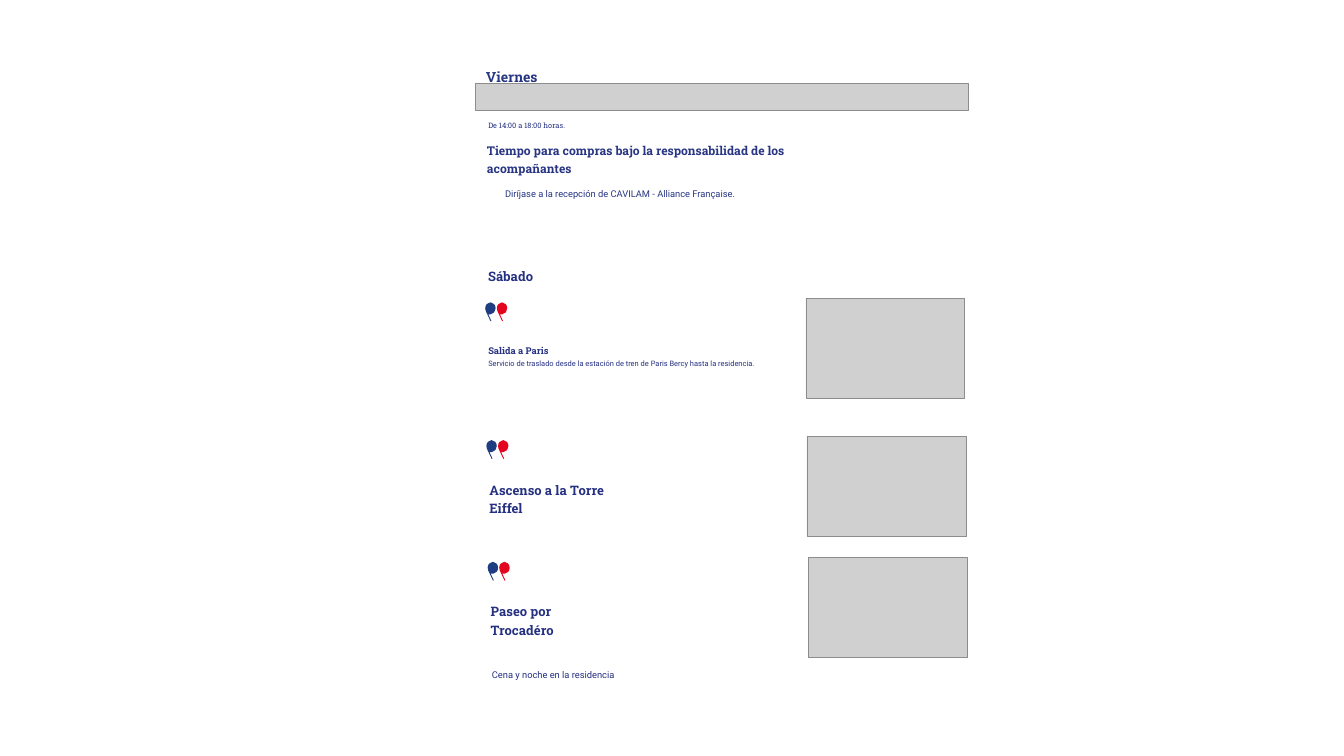
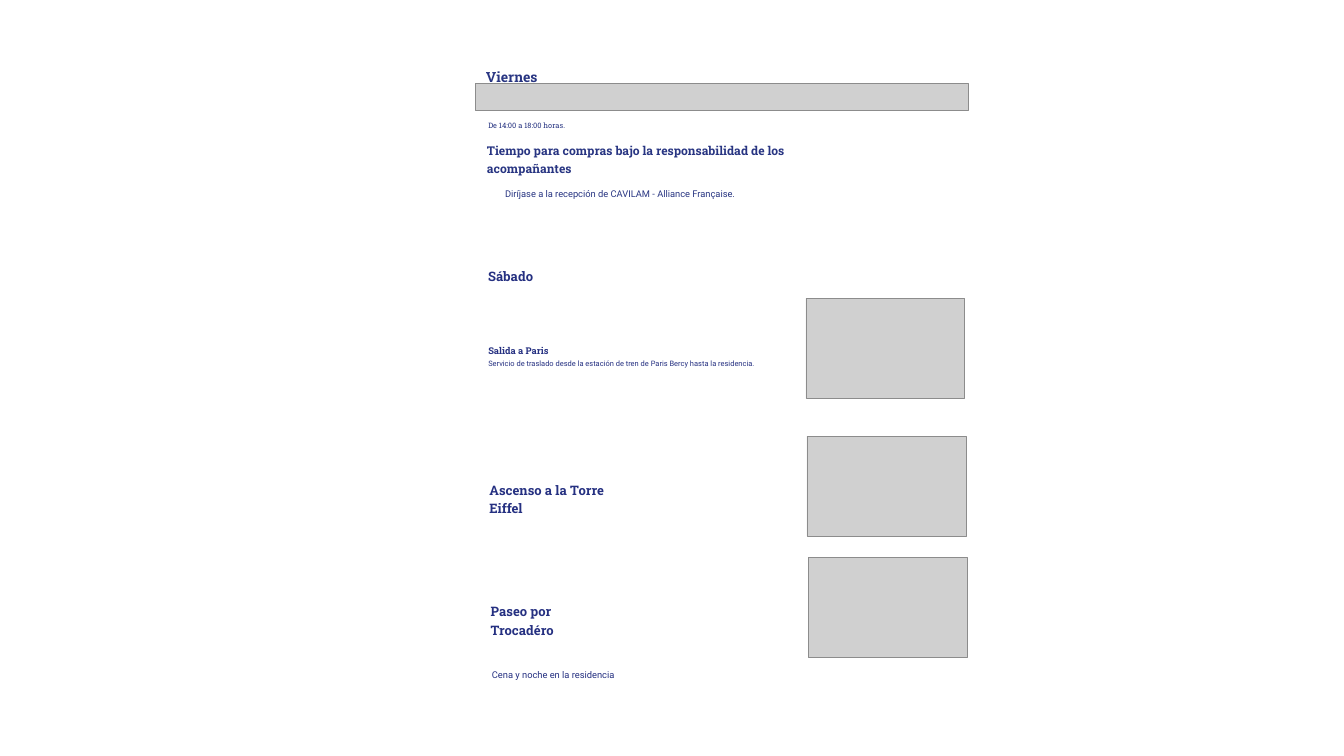
Before and after one commit to migueltillero-ship-it/Vichy2026-LaSalle, a slide deck: slide 11 of Vichy_2026_La_Salle.ppt. Drawn at 1344x756 pixels with LibreOffice and Linux fonts; fonts in the diff are those of the drawing; grey boxes stand for pictures; background and template pictures are left out. Boxes give left, top, right and bottom in pixels: in the first picture for what was removed or moved away, otherwise in the second. Text is boxed around its words. In the diff, an @@ line names an element or a change of style, - is before the commit and + after.

```diff
--- a/Vichy_2026_La_Salle.ppt
+++ b/Vichy_2026_La_Salle.ppt
@@ outline redrawn in 6 elements at <box>485,302,495,321</box>, <box>497,302,507,321</box>, <box>487,440,497,459</box>, <box>498,440,508,459</box>, <box>488,562,498,581</box>, <box>499,562,510,581</box> @@
```
Also in this commit, not shown: 10 other slides changed, 5 other files.
